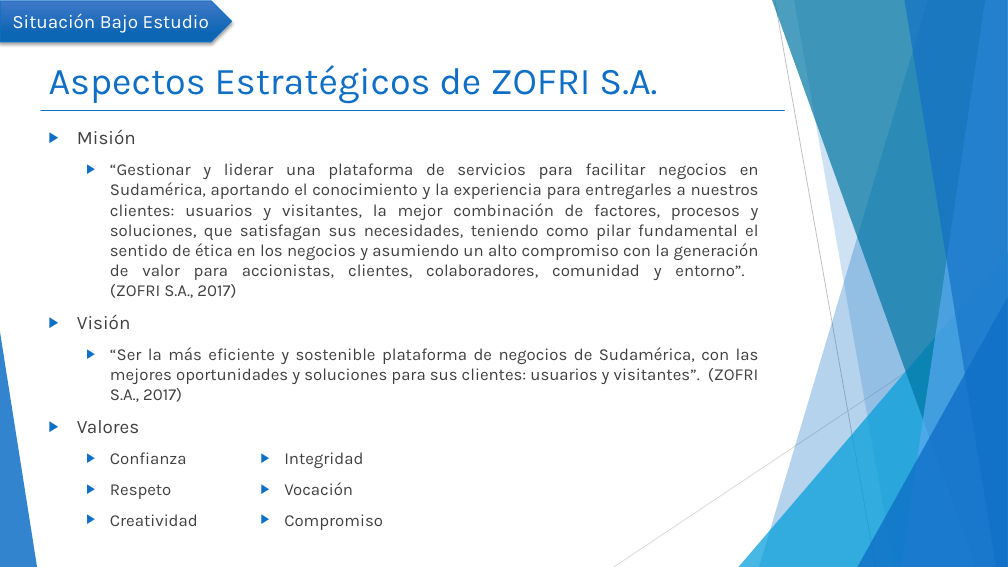
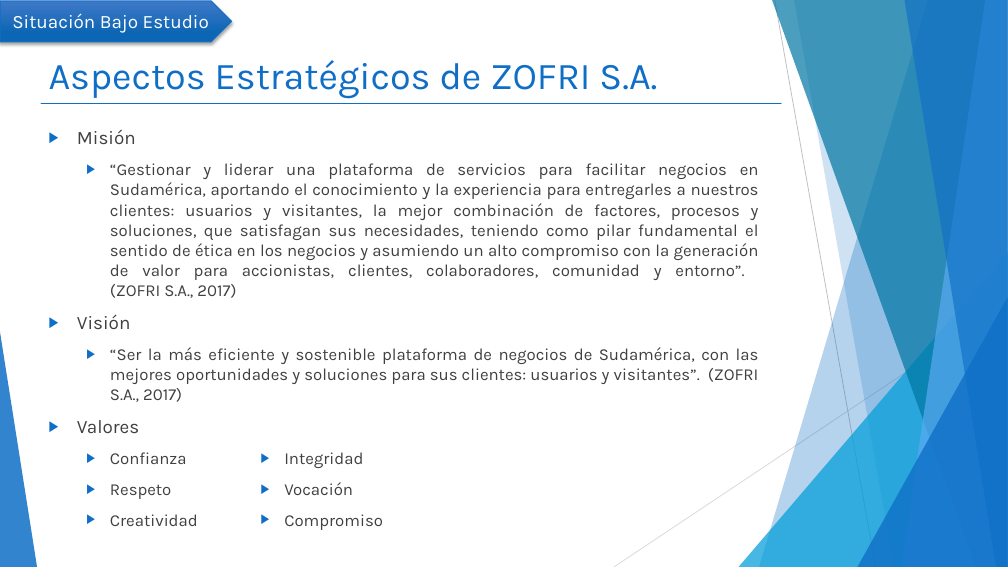
Before and after one commit to mcamara75/tituloUnap, a slide deck: slide 4 of 2018/TT IQQ 2018 Camara y Garay.pptx. Drawn at 1008x567 pixels with LibreOffice and Linux fonts; fonts in the diff are those of the drawing. Boxes give left, top, right and bottom in pixels: in the first picture for what was removed or moved away, otherwise in the second. Text is boxed around its words. In the diff, an @@ line names an element or a change of style, - is before the commit and + after.

```diff
--- a/2018/TT IQQ 2018 Camara y Garay.pptx
+++ b/2018/TT IQQ 2018 Camara y Garay.pptx
@@ title "Aspectos Estratégicos de ZOFRI S.A.": place and size @@
-title "Aspectos Estratégicos de ZOFRI S.A." at box(49, 65, 657, 104)
+title "Aspectos Estratégicos de ZOFRI S.A." at box(49, 60, 657, 99)
@@ line removed from (41, 110) to (785, 110) @@
@@ line added from (42, 104) to (781, 104), #0F6FC6 1 pt @@
```
Also in this commit, not shown: 4 other slides changed.
